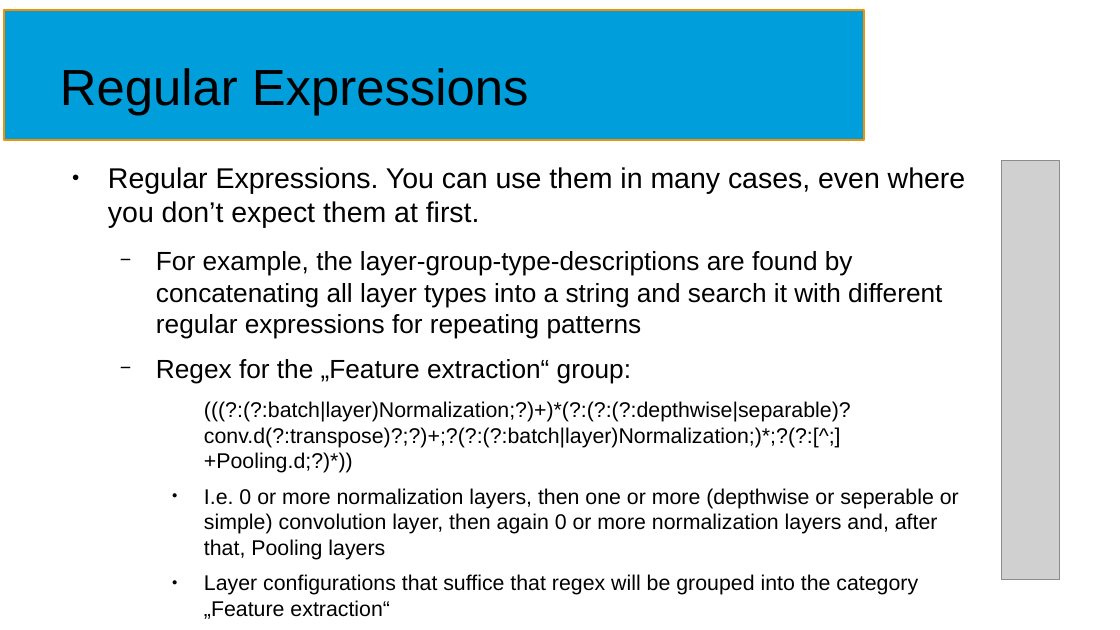
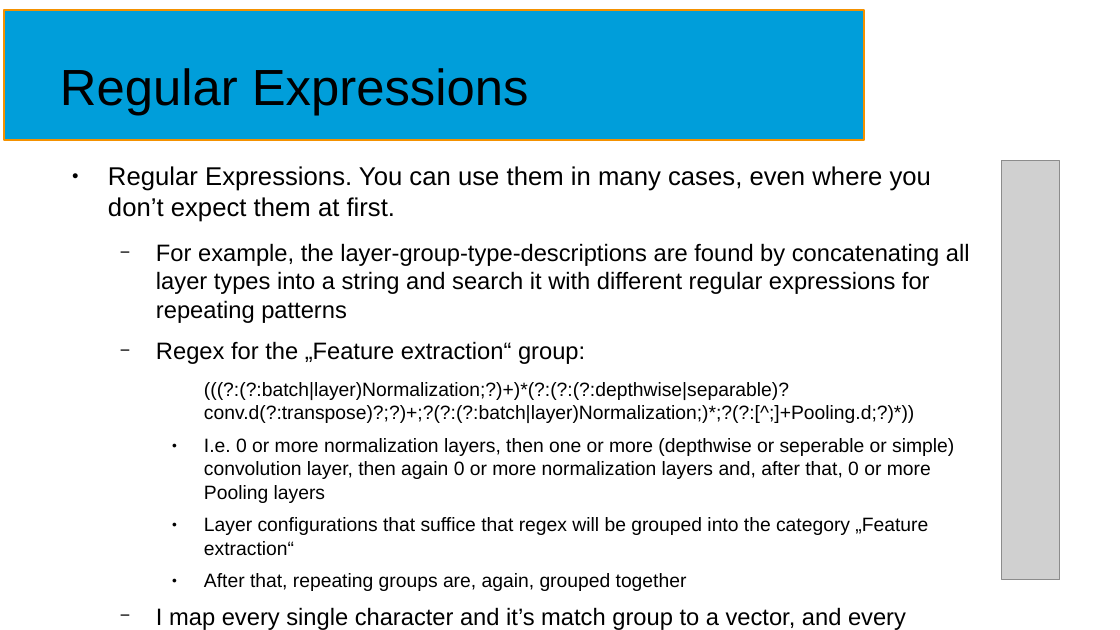
Before and after one commit to NormanTUD/asanAI, a slide deck: slide 15 of manual/asanai.odp. Drawn at 1120x630 pixels with LibreOffice and Linux fonts; fonts in the diff are those of the drawing; grey boxes stand for pictures. Boxes give left, top, right and bottom in pixels: in the first picture for what was removed or moved away, otherwise in the second. Text is boxed around its words. In the diff, an @@ line names an element or a change of style, - is before the commit and + after.

```diff
--- a/manual/asanai.odp
+++ b/manual/asanai.odp
@@ text at (x1=108, y1=166, x2=970, y2=630): size 20.1 to 18.2 pt in "Regular Expressions. You can use them in ..."; size 18.6 to 16.8 pt in "For example, the layer-group-type-descriptions are found by ...", "Regex for the „Feature extraction“ group:", "I map every single character and it’s ..."; size 15.1 to 13.7 pt in "(((?:(?:batch|layer)Normalization;?)+)*(?:(?:(?:depthwise|se ...", "Layer configurations that suffice that regex will ..." @@
@@ text at (x1=204, y1=438, x2=954, y2=503): text changed; size 15.1 to 13.7 pt @@
-    ● I.e. 0 or more normalization layers, then one or more (depthwise or seperable or simple) convolution layer, then again 0 or more normalization layers and, after that, Pooling layers
+    ● I.e. 0 or more normalization layers, then one or more (depthwise or seperable or simple) convolution layer, then again 0 or more normalization layers and, after that, 0 or more Pooling layers
@@ text at (x1=204, y1=573, x2=687, y2=591): paragraph added @@
+    ● After that, repeating groups are, again, grouped together
```
Also in this commit, not shown: 17 other slides changed, 6 slides added.
